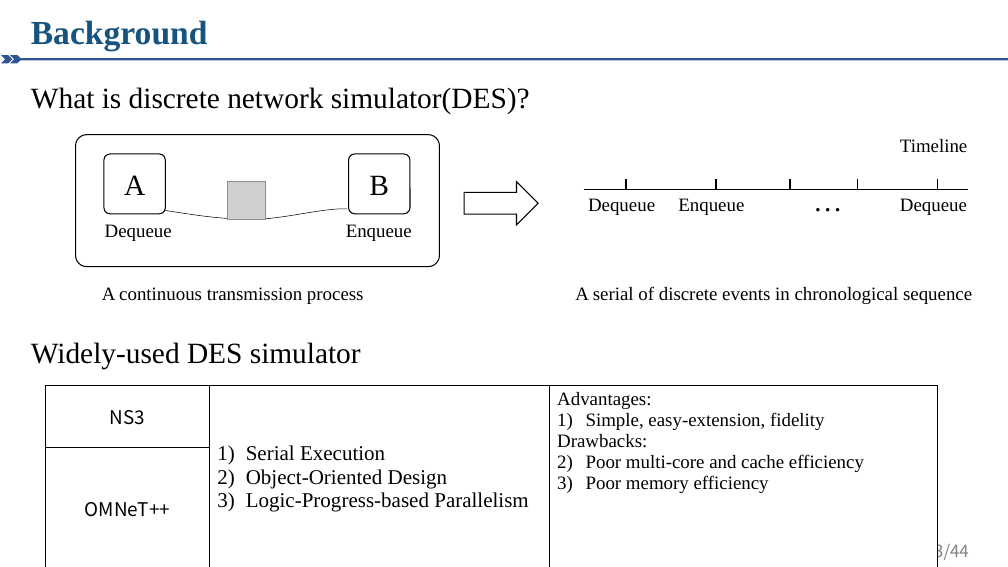
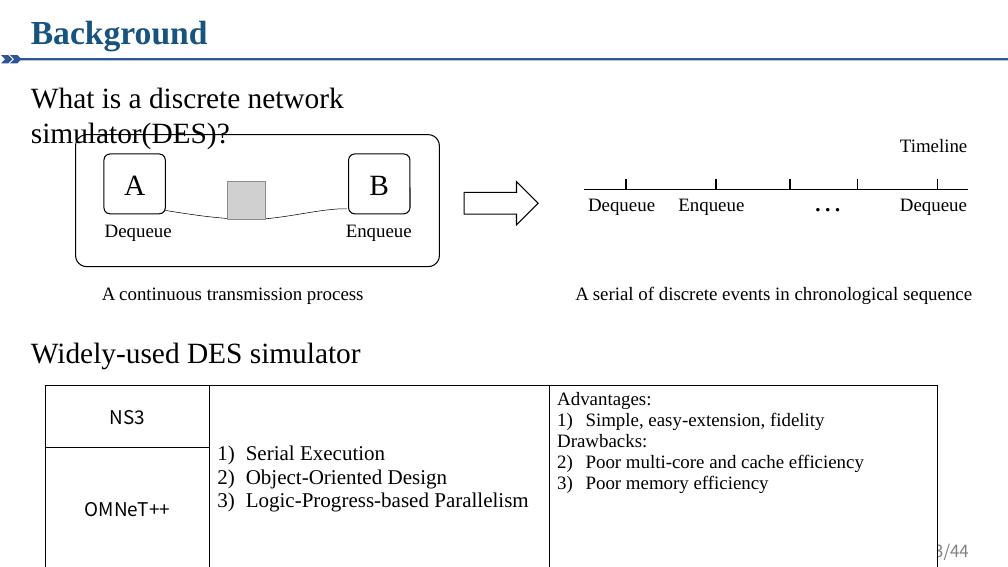
Before and after one commit to Qinyong-Li/obsidian, a slide deck: slide 3 of OS/DONS/FES.pptx. Drawn at 1008x567 pixels with LibreOffice and Linux fonts; fonts in the diff are those of the drawing; grey boxes stand for pictures. Boxes give left, top, right and bottom in pixels: in the first picture for what was removed or moved away, otherwise in the second. Text is boxed around its words. In the diff, an @@ line names an element or a change of style, - is before the commit and + after.

```diff
--- a/OS/DONS/FES.pptx
+++ b/OS/DONS/FES.pptx
@@ text at bbox=[31, 87, 344, 149]: text changed @@
-What is discrete network simulator(DES)?
+What is a discrete network simulator(DES)?
```
Also in this commit, not shown: 1 other slide changed, 1 slide added, 1 slide removed, 1 other file.
